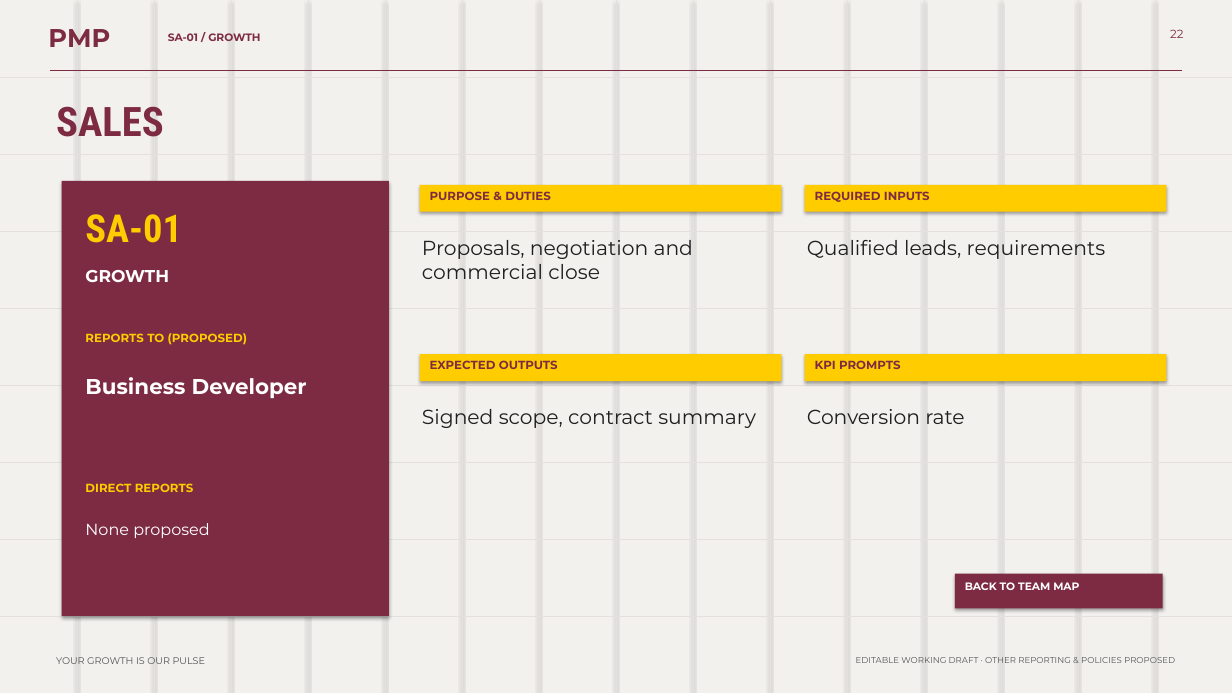
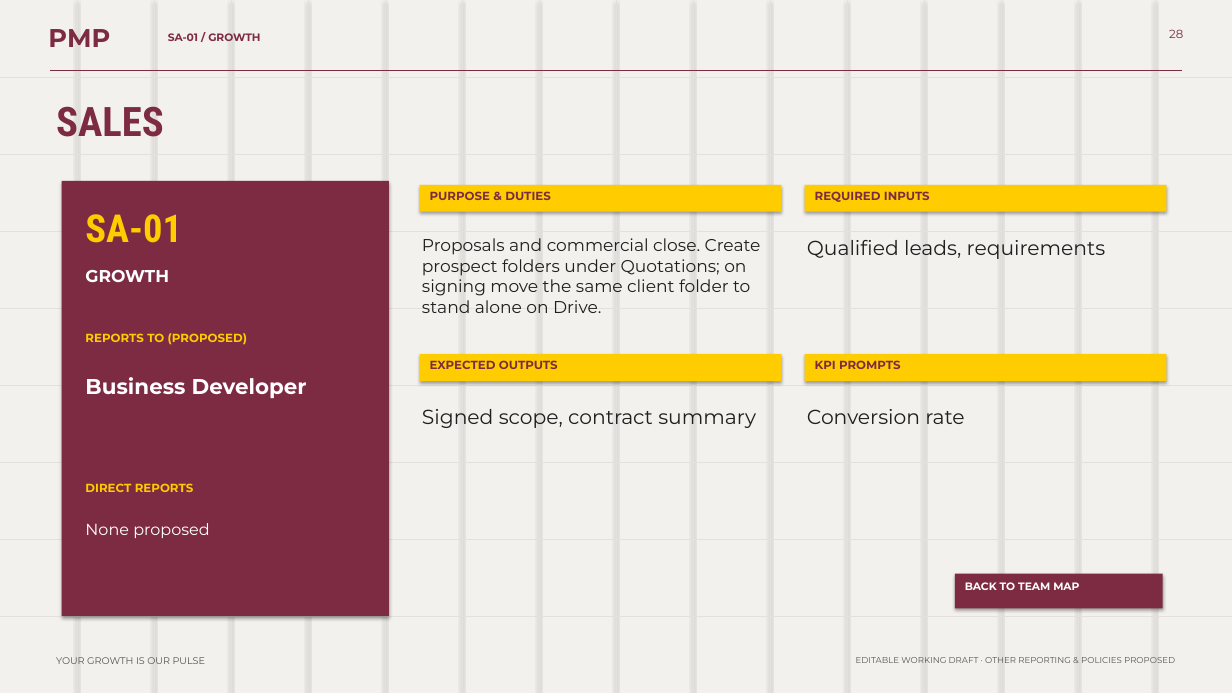
Before and after one commit to bassmasherif888-maker/PMP-Growth-Agency-, a slide deck: slide 28 of presentations/PMP-Growth-OS-Confirmed-Workflow-Editable.pptx (slide 22 before the commit). Drawn at 1232x693 pixels with LibreOffice and Linux fonts; fonts in the diff are those of the drawing. Boxes give left, top, right and bottom in pixels: in the first picture for what was removed or moved away, otherwise in the second. Text is boxed around its words. In the diff, an @@ line names an element or a change of style, - is before the commit and + after.

```diff
--- a/presentations/PMP-Growth-OS-Confirmed-Workflow-Editable.pptx
+++ b/presentations/PMP-Growth-OS-Confirmed-Workflow-Editable.pptx
@@ text at [1169, 29, 1183, 38]: text changed @@
-22
+28
@@ text at [422, 238, 761, 313]: text changed; size 19 to 16 pt @@
-Proposals, negotiation and commercial close
+Proposals and commercial close. Create prospect folders under Quotations; on signing move the same client folder to stand alone on Drive.
```
Also in this commit, not shown: 37 other slides changed, 6 slides added, 12 other files.
